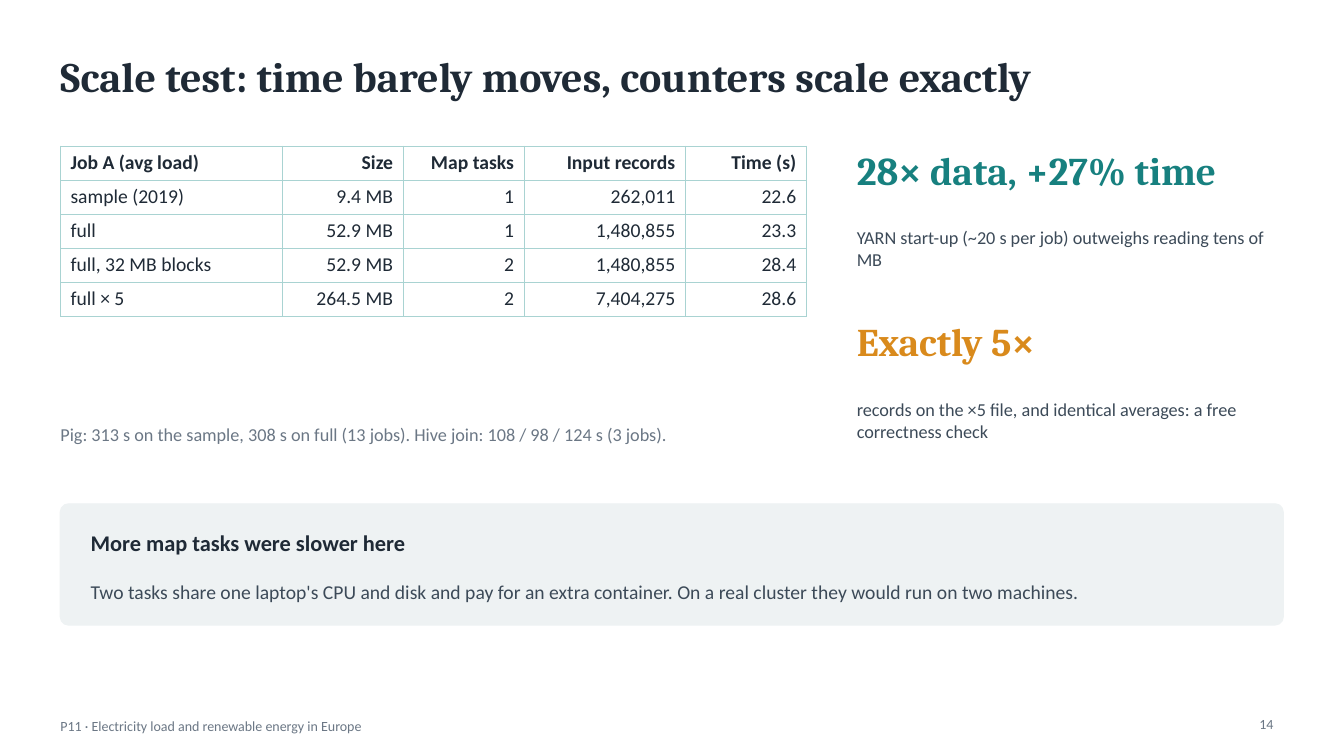
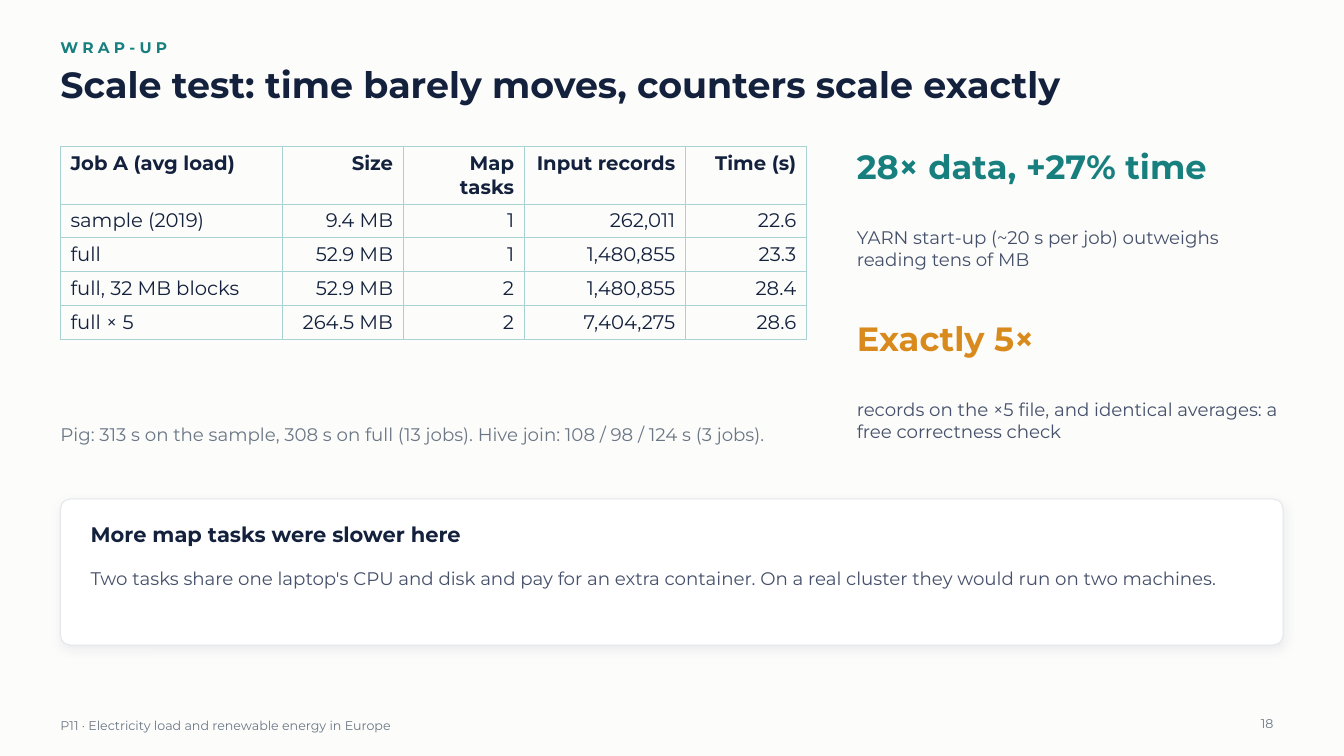
Before and after one commit to krishmungase/P11-Energy, a slide deck: slide 18 of slides/P11_Energy_Presentation.pptx (slide 14 before the commit). Drawn at 1344x756 pixels with LibreOffice and Linux fonts; fonts in the diff are those of the drawing. Boxes give left, top, right and bottom in pixels: in the first picture for what was removed or moved away, otherwise in the second. Text is boxed around its words. In the diff, an @@ line names an element or a change of style, - is before the commit and + after.

Commit message:
Slides: new design with Montserrat, section dividers and a PDF copy
- dark cover and four numbered section dividers, section label above
  each title, white cards on the same surface colour as the charts
- Montserrat for all text; the PDF has the font embedded, for PCs where
  Montserrat is not installed
- fixed text that overflowed its card with the wider font

```diff
--- a/slides/P11_Energy_Presentation.pptx
+++ b/slides/P11_Energy_Presentation.pptx
@@ background #FFFFFF to #FCFCFB @@
@@ text added at [60,42,167,53], 11 pt, text #17807F, bold @@
+WRAP-UP
@@ title "Scale test: time barely moves, ..." at [60,69,1060,106]: size 30 to 26 pt, font Cambria to Montserrat, text colour #1F2A36 to #14213D; vertical alignment middle to top @@
@@ table at [60,146,807,336] @@
@@ font Calibri to Montserrat, text colour #1F2A36 to #14213D @@
@@ text "28× data, +27% time" at [857,152,1206,184]: size 28 to 24 pt, font Cambria to Montserrat @@
@@ text "YARN start-up (~20 s per ..." at [857,230,1219,270]: font Calibri to Montserrat, text colour #3C4A58 to #45506A @@
@@ text "Exactly 5×" at [857,326,1034,358]: size 28 to 24 pt, font Cambria to Montserrat @@
@@ text "records on the ×5 file, ..." at [857,402,1278,438]: font Calibri to Montserrat, text colour #3C4A58 to #45506A @@
@@ text "Pig: 313 s on the ..." at [60,427,764,445]: font Calibri to Montserrat @@
@@ rounded rectangle: place and size @@
-rounded rectangle at [60,504,1284,625]
+rounded rectangle at [60,499,1284,645]
@@ rounded rectangle at [60,499,1284,645]: fill #EEF2F3 to #FFFFFF; outline #EEF2F3 1 pt to #E3E7EC 0.75 pt; shadow on; proportions changed @@
@@ text "More map tasks were slower ...": place and size @@
-text "More map tasks were slower ..." at [91,535,405,555]
+text "More map tasks were slower ..." at [91,526,461,546]
@@ text "More map tasks were slower ..." at [91,526,461,546]: size 16 to 15 pt, font Calibri to Montserrat, text colour #1F2A36 to #14213D @@
@@ text "Two tasks share one laptop's ...": place and size @@
-text "Two tasks share one laptop's ..." at [91,585,1078,602]
+text "Two tasks share one laptop's ..." at [91,571,1216,589]
@@ text "Two tasks share one laptop's ..." at [91,571,1216,589]: size 14 to 13 pt, font Calibri to Montserrat, text colour #3C4A58 to #45506A @@
@@ text "P11 · Electricity load and ..." at [60,720,391,733]: size 10 to 9 pt, font Calibri to Montserrat @@
@@ page number at [1261,719,1274,728]: text changed; size 10 to 9 pt; font Calibri to Montserrat @@
-14
+18
```
Also in this commit, not shown: 16 other slides changed, 4 slides added, 3 other files.
